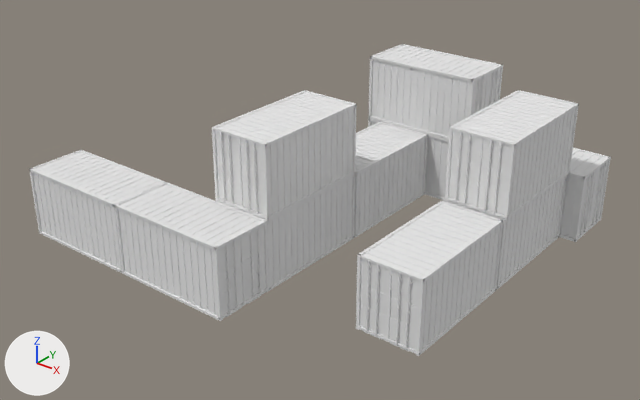
What one commit did to the OBJ model Assets/game/models/WallBlue.obj.
Before and after are seen from a 50 mm camera at (1810.0, -1572.0, 1830.0) aimed at (-338.0, 1113.0, 165.0). Lighting does not change. The marker at lower left points along +X, +Y and +Z. The older version comes first. Where no turn or scale is listed for an object, it has been applied to the vertices.

Names of what the first picture shows: 'WallBlue'.
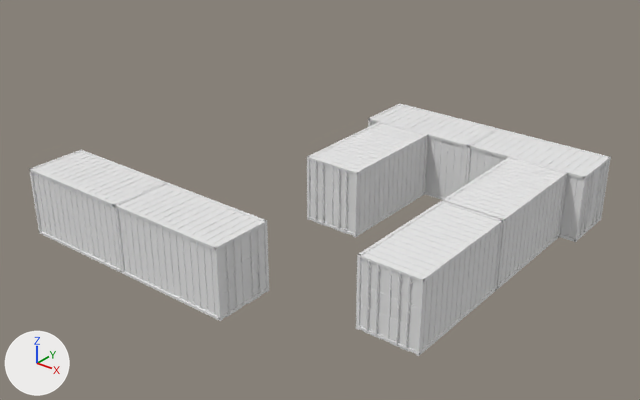
The newer file is also turned or shifted as a whole; pictures and numbers use the older file's frame.

Patch to the scene script:
```diff
--- a/Assets/game/models/WallBlue.obj.py
+++ b/Assets/game/models/WallBlue.obj.py
@@ me_wallblue @@
 # used by ob_wallblue; location = (0.0, 0.0, 0.0)
-me_wallblue.from_pydata(...)  # 16280 vertices, 14388 faces; spans x -1304.0..574.0, y 349.0..2012.0, z 0.0..617.0
+me_wallblue.from_pydata(...)  # 10760 vertices, 9460 faces; spans x -1304.0..574.0, y 349.0..2012.0, z 0.0..309.0
+# me_wallblue part 1: 328 loose pieces with 5000 vertices, spanning x -539.0..502.0, y 617.0..2012.0, z 0.0..617.0, are deleted
+# other edits to the shape of me_wallblue do not show in these pictures
 me_wallblue.materials.append(mat_aistandardsurface1sg)
```

What differs and where, as boxes [x1, y1, x2, y2] in the pictures (640 x 400 px):
'WallBlue', reshaped (19% shorter)
    before: [29, 44, 611, 356]
    after: [29, 104, 611, 356]
part 1 of me_wallblue, deleted
    before: [211, 44, 579, 291]
